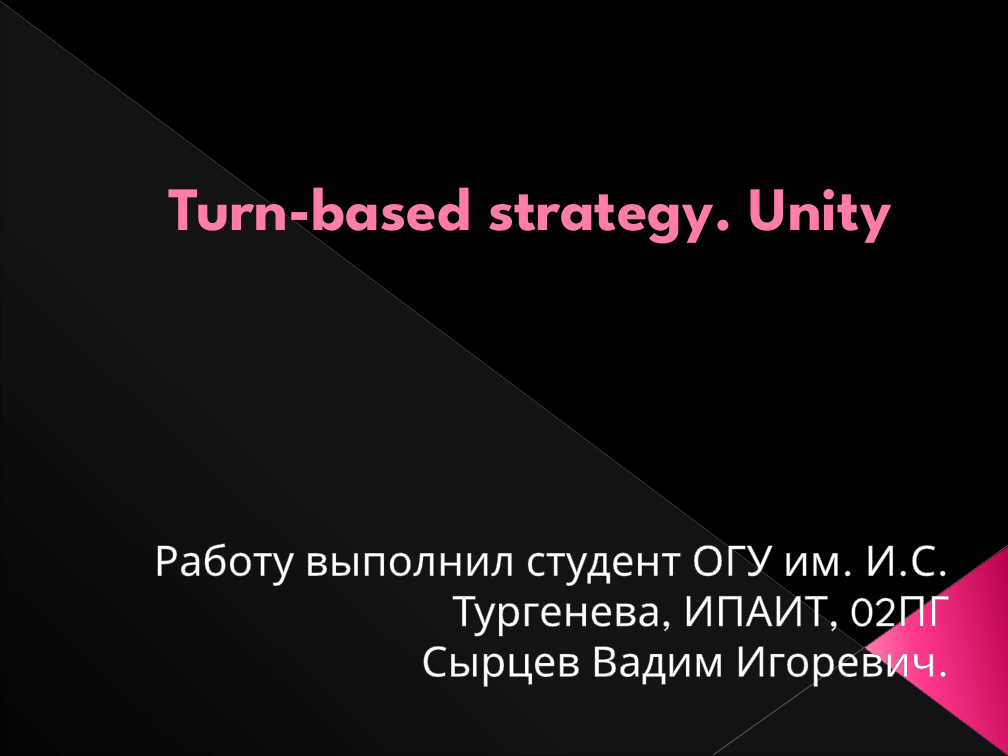
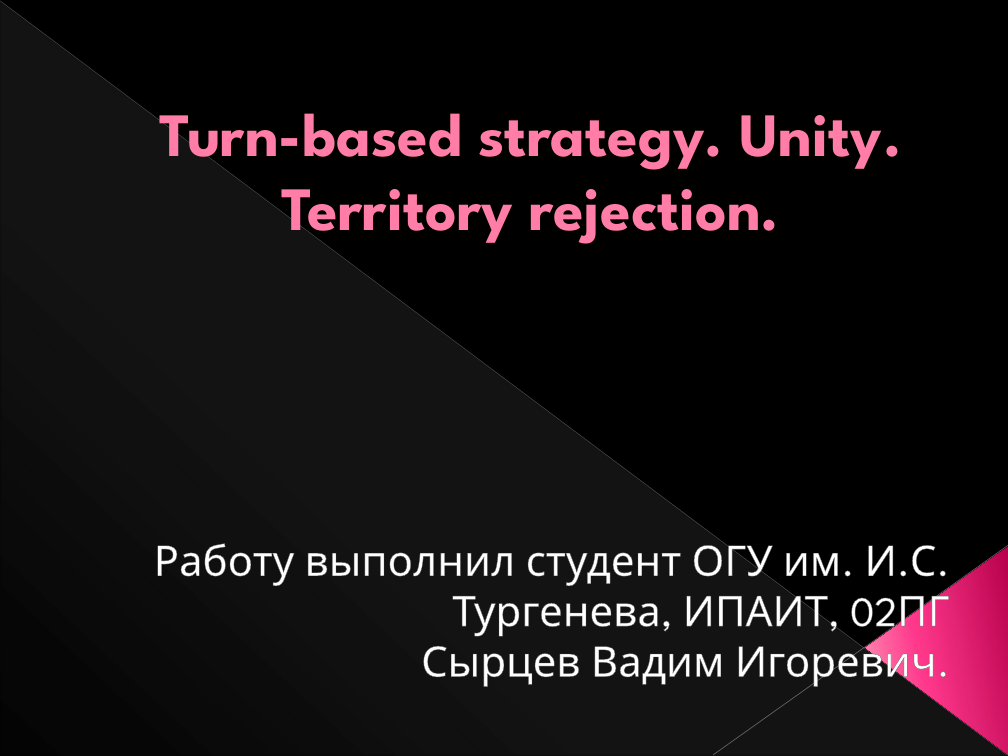
Before and after one commit to SyrtcevVadim/MyCivilization, a slide deck: slide 1 of Documentation/ПрезентацияTurnBasedStrategy.pptx. Drawn at 1008x756 pixels with LibreOffice and Linux fonts; fonts in the diff are those of the drawing. Boxes give left, top, right and bottom in pixels: in the first picture for what was removed or moved away, otherwise in the second. Text is boxed around its words. In the diff, an @@ line names an element or a change of style, - is before the commit and + after.

```diff
--- a/Documentation/ПрезентацияTurnBasedStrategy.pptx
+++ b/Documentation/ПрезентацияTurnBasedStrategy.pptx
@@ title at (159, 113, 903, 248): text changed @@
-Turn-based strategy. Unity
+Turn-based strategy. Unity.
+Territory rejection.
```
Also in this commit, not shown: 4 other slides changed, 48 other files.
